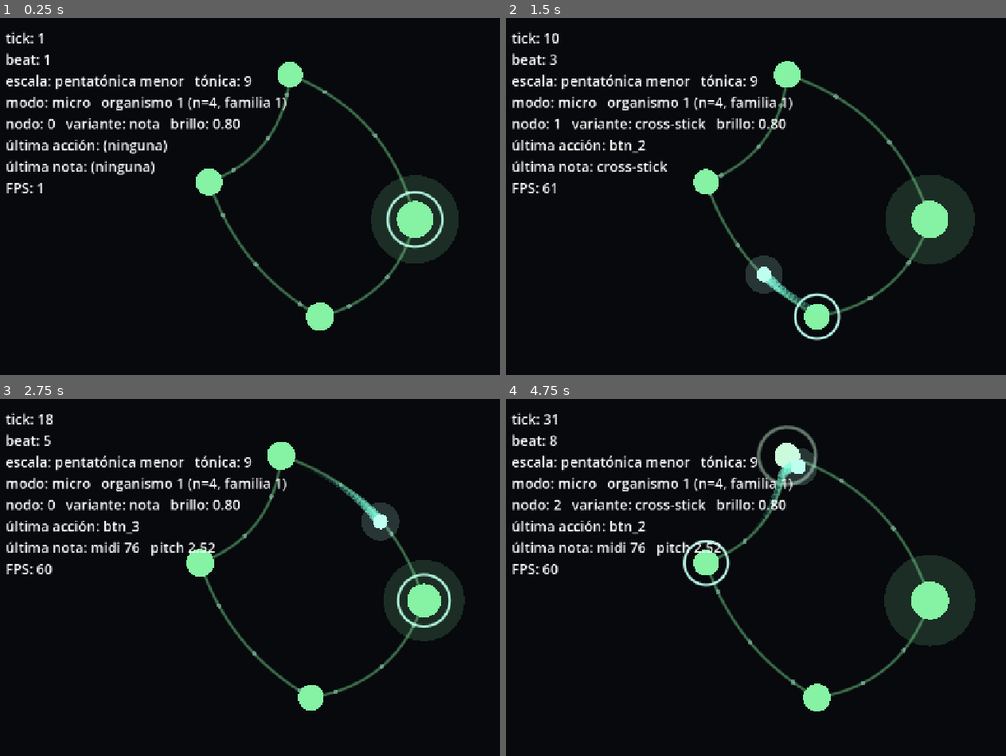
Above: before the commit, frames 1-4 (two rows, left to right).
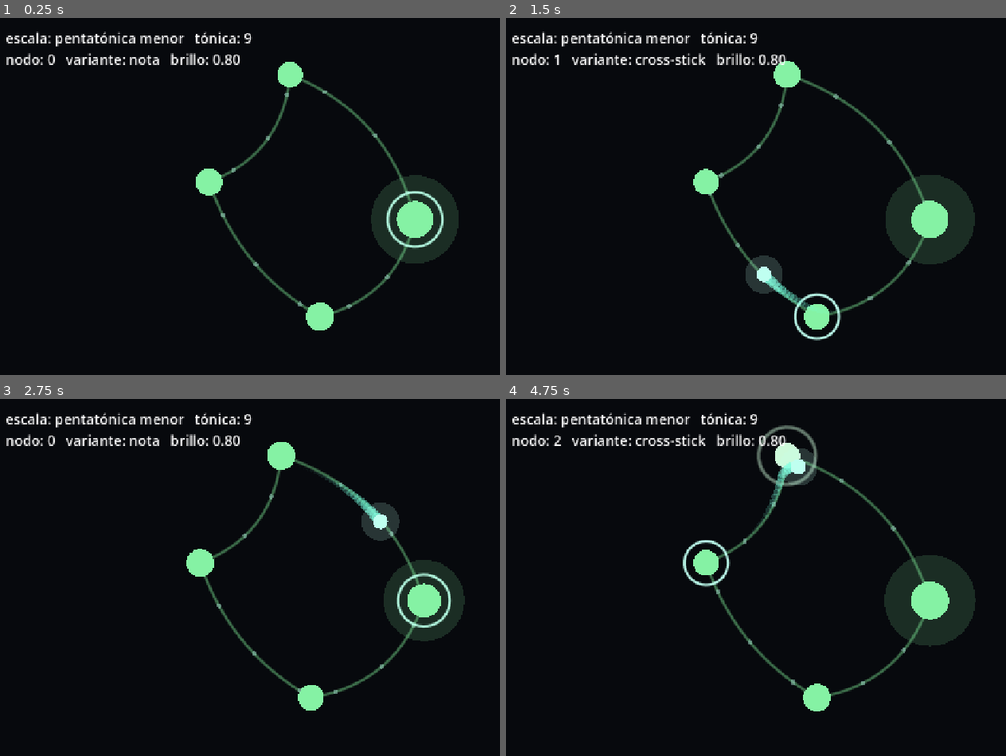
Above: after the commit, the same moments.

Repository: maximorales36-png/Arcumai-Organismo
Game: Godot game, scene res://src/view/main.tscn
Two runs of this game, one before a commit and one after it. Both use one fixed random seed, a clock stepped at 60 frames per second and the inputs below.
Inputs:
- Up to frame 1 (0.25 s): no input
- Up to frame 2 (1.5 s): hold D (joy_right) 0.53-1.28 s; tap H (btn_1) at 0.6 s; hold S (joy_down) from 1.28 s (still down); tap J (btn_2) at 1.35 s
- Up to frame 3 (2.75 s): release S (joy_down) at 2.03 s; hold D (joy_right) from 2.03 s (still down); tap K (btn_3) at 2.1 s
- Up to frame 4 (4.75 s): release D (joy_right) at 2.78 s; hold W (joy_up) 2.78-3.53 s; tap L (btn_4) at 2.85 s; hold A (joy_left) from 3.53 s (still down); tap H (btn_1) at 3.6 s; tap J (btn_2) at 4.35 s

The runs differ from the first frame. In frame 1, 4.8% of the frame differs, in the area x 0-58%, y 3-50%; in frame 2, 5.0%; in frame 3, 4.9%; in frame 4, 5.2%.

Commit message:
cambio samples

Diff:
--- a/src/view/main.tscn
+++ b/src/view/main.tscn
@@ -31,11 +31,13 @@
 offset_bottom = 360.0
 
 [node name="TickLabel" type="Label" parent="Overlay" unique_id=1372678089]
+visible = false
 layout_mode = 2
 theme_override_font_sizes/font_size = 28
 text = "tick: 0"
 
 [node name="BeatLabel" type="Label" parent="Overlay" unique_id=2086940094]
+visible = false
 layout_mode = 2
 theme_override_font_sizes/font_size = 28
 text = "beat: 0"
@@ -46,6 +48,7 @@
 text = "escala: 0   tónica: 0"
 
 [node name="WorldLabel" type="Label" parent="Overlay" unique_id=1039159421]
+visible = false
 layout_mode = 2
 theme_override_font_sizes/font_size = 28
 text = "modo: macro   organismos: 0"
@@ -56,21 +59,24 @@
 text = "nodo: —   variante: —   brillo: 0.70"
 
 [node name="ActionLabel" type="Label" parent="Overlay" unique_id=1881496125]
+visible = false
 layout_mode = 2
 theme_override_font_sizes/font_size = 28
 text = "última acción: (ninguna)"
 
 [node name="NoteLabel" type="Label" parent="Overlay" unique_id=2085061752]
+visible = false
 layout_mode = 2
 theme_override_font_sizes/font_size = 28
 text = "última nota: (ninguna)"
 
 [node name="FpsLabel" type="Label" parent="Overlay" unique_id=634403101]
+visible = false
 layout_mode = 2
 theme_override_font_sizes/font_size = 28
 text = "FPS: 0"
 
-[node name="StatusLabel" type="Label" parent="."]
+[node name="StatusLabel" type="Label" parent="." unique_id=1617337128]
 layout_mode = 1
 anchors_preset = 7
 anchor_left = 0.5
@@ -83,7 +89,6 @@
 offset_bottom = -40.0
 grow_horizontal = 2
 grow_vertical = 0
-visible = false
 theme_override_font_sizes/font_size = 36
 text = "borrando"
 horizontal_alignment = 1
Not shown, changed: audio/placeholder/family_1_1.wav.import
Not shown, changed: audio/placeholder/family_1_2.wav.import
Not shown, changed: audio/placeholder/family_1_0.wav
Not shown, changed: audio/placeholder/family_1_1.wav
Not shown, changed: audio/placeholder/family_1_2.wav
Not shown, changed: audio/placeholder/family_2_0.wav
Not shown, changed: audio/placeholder/family_2_1.wav
Not shown, changed: audio/placeholder/family_2_2.wav
Not shown, changed: audio/placeholder/family_3_0.wav
Not shown, changed: audio/placeholder/family_3_1.wav
Not shown, changed: audio/placeholder/family_3_2.wav
